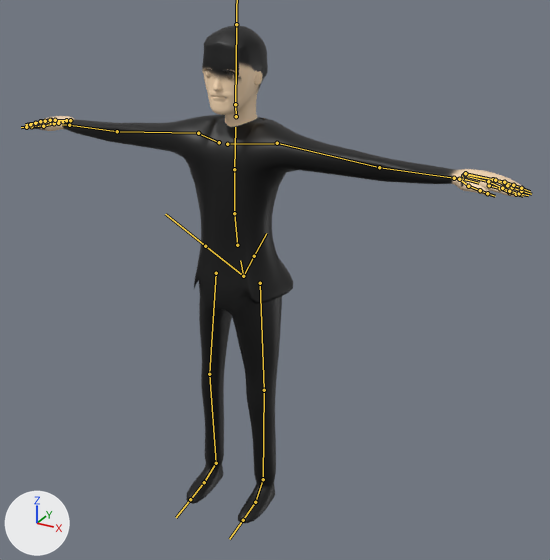
What one commit did to the FBX model Project/Resources/pilot/pilot.fbx.
The view is the same before and after, from a 50 mm camera at (3.63, -5.82, 5.48) aimed at (0.33, 0.19, 2.47). The lights are fixed; the arrows at lower left show +X, +Y and +Z. The bones that bend it are drawn over the model as lines.

Objects in the first picture: 'BaseHuman'.
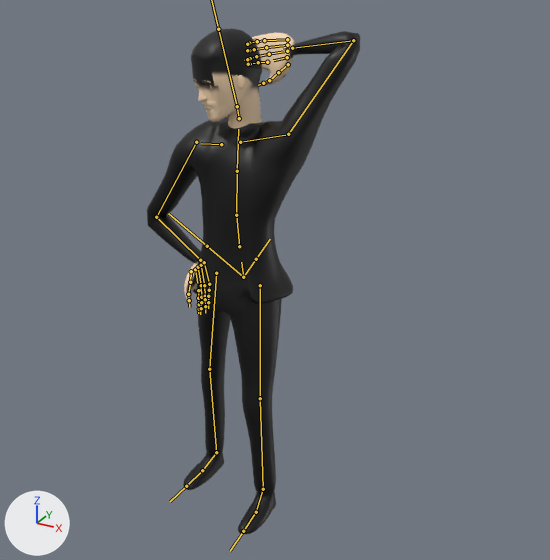
The newer file adds an action. The first version stands in its rest pose; the second is drawn at frame 367 of the action 'metarig|metarig|metarig|metarigAction'.

Location of each change, (x1, y1, x2, y2) in pixels of the pictures (550 x 560 px):
'BaseHuman', posed (57% narrower): before (25, 26, 525, 523); after (147, 28, 360, 534)
bone 'spine', root to tip: before (243, 276) to (240, 260); after (243, 277) to (241, 262)
bone 'spine.001', root to tip: before (237, 245) to (234, 213); after (239, 246) to (236, 215)
bone 'spine.004', root to tip: before (236, 116) to (235, 104); after (239, 118) to (237, 106)
bone 'spine.005', root to tip: before (235, 104) to (236, 24); after (237, 106) to (218, 29)
bone 'shoulder.L', root to tip: before (227, 144) to (277, 143); after (240, 142) to (288, 134)
bone 'upper_arm.L', root to tip: before (277, 143) to (379, 167); after (288, 134) to (353, 40)
bone 'forearm.L', root to tip: before (379, 167) to (454, 178); after (353, 40) to (292, 48)
bone 'hand.L', root to tip: before (454, 178) to (466, 180); after (292, 48) to (283, 50)
bone 'f_index.01.L', root to tip: before (489, 185) to (500, 188); after (267, 62) to (258, 62)
bone 'f_index.03.L', root to tip: before (509, 192) to (516, 194); after (250, 64) to (248, 64)
bone 'f_middle.01.L', root to tip: before (488, 181) to (502, 188); after (269, 54) to (256, 56)
bone 'f_middle.03.L', root to tip: before (509, 191) to (519, 193); after (250, 58) to (247, 59)
bone 'f_ring.01.L', root to tip: before (493, 179) to (507, 185); after (266, 47) to (254, 49)
bone 'f_ring.03.L', root to tip: before (512, 187) to (521, 191); after (249, 50) to (247, 50)
bone 'f_pinky.01.L', root to tip: before (495, 180) to (504, 182); after (264, 40) to (257, 41)
bone 'f_pinky.03.L', root to tip: before (513, 185) to (521, 188); after (249, 43) to (247, 44)
bone 'shoulder.R', root to tip: before (219, 142) to (197, 133); after (221, 144) to (201, 143)
bone 'upper_arm.R', root to tip: before (198, 133) to (117, 131); after (196, 142) to (156, 217)
bone 'forearm.R', root to tip: before (117, 131) to (69, 125); after (156, 217) to (200, 260)
bone 'hand.R', root to tip: before (69, 125) to (62, 124); after (200, 260) to (201, 269)
bone 'f_index.01.R', root to tip: before (42, 123) to (36, 124); after (198, 290) to (198, 298)
bone 'f_middle.01.R', root to tip: before (48, 121) to (40, 123); after (201, 285) to (201, 297)
bone 'f_ring.01.R', root to tip: before (51, 120) to (43, 121); after (204, 285) to (205, 296)
bone 'f_pinky.01.R', root to tip: before (55, 120) to (50, 120); after (209, 284) to (209, 290)
bone 'thigh.L', root to tip: before (260, 283) to (264, 390); after (260, 285) to (260, 398)
bone 'shin.L', root to tip: before (264, 390) to (263, 479); after (260, 398) to (263, 489)
bone 'thigh.R', root to tip: before (216, 273) to (209, 374); after (216, 273) to (209, 369)

The edits, one by one:
Bone 'spine' (bone_spine) moves from (0.0, 0.0, 0.0) to (0.0, -0.005, 0.001).
Bone 'spine' (bone_spine) turns from (0, 0, 0) to (0, -1, -3) degrees about its own x, y and z.
Bone 'spine.001' (bone_spine_001) turns from (0, 0, 0) to (0, 0, 3) degrees about its own x, y and z.
Bone 'spine.004' (bone_spine_004) turns from (0, 0, 0) to (-6, 2, 12) degrees about its own x, y and z.
Bone 'spine.005' (bone_spine_005) turns from (0, 0, 0) to (21, -29, -13) degrees about its own x, y and z.
Bone 'shoulder.L' (bone_shoulder_l) moves from (0.0, 0.0, 0.0) to (-0.062, 0.036, -0.001).
Bone 'shoulder.L' (bone_shoulder_l) turns from (0, 0, 0) to (10, -7, -2) degrees about its own x, y and z.
Bone 'upper_arm.L' (bone_upper_arm_l) turns from (0, 0, 0) to (-18, 3, 51) degrees about its own x, y and z.
Bone 'forearm.L' (bone_forearm_l) turns from (0, 0, 0) to (-10, -23, 128) degrees about its own x, y and z.
Bone 'hand.L' (bone_hand_l) turns from (0, 0, 0) to (5, -73, -2) degrees about its own x, y and z.
Bone 'f_index.01.L' (bone_f_index_01_l) moves from (0.0, 0.0, 0.0) to (0.0, -0.005, 0.0).
Bone 'f_index.01.L' (bone_f_index_01_l) turns from (0, 0, 0) to (28, 0, 8) degrees about its own x, y and z.
Bone 'f_index.03.L' (bone_f_index_03_l) turns from (0, 0, 0) to (65, -10, 23) degrees about its own x, y and z.
Bone 'f_middle.01.L' (bone_f_middle_01_l) moves from (0.0, 0.0, 0.0) to (0.001, 0.0, -0.003).
Bone 'f_middle.01.L' (bone_f_middle_01_l) turns from (0, 0, 0) to (28, -2, 5) degrees about its own x, y and z.
Bone 'f_middle.03.L' (bone_f_middle_03_l) turns from (0, 0, 0) to (70, -7, 9) degrees about its own x, y and z.
Bone 'f_ring.01.L' (bone_f_ring_01_l) turns from (0, 0, 0) to (28, -1, 3) degrees about its own x, y and z.
Bone 'f_ring.03.L' (bone_f_ring_03_l) turns from (0, 0, 0) to (71, 5, -3) degrees about its own x, y and z.
Bone 'f_pinky.01.L' (bone_f_pinky_01_l) turns from (0, 0, 0) to (29, 0, 1) degrees about its own x, y and z.
Bone 'f_pinky.03.L' (bone_f_pinky_03_l) turns from (0, 0, 0) to (71, -2, -4) degrees about its own x, y and z.
Bone 'shoulder.R' (bone_shoulder_r) turns from (0, 0, 0) to (-11, -6, 1) degrees about its own x, y and z.
Bone 'upper_arm.R' (bone_upper_arm_r) moves from (0.0, 0.0, 0.0) to (0.008, 0.024, -0.001).
Bone 'upper_arm.R' (bone_upper_arm_r) turns from (0, 0, 0) to (4, -1, 40) degrees about its own x, y and z.
Bone 'forearm.R' (bone_forearm_r) turns from (0, 0, 0) to (-5, 4, 92) degrees about its own x, y and z.
Bone 'hand.R' (bone_hand_r) turns from (0, 0, 0) to (2, 1, -50) degrees about its own x, y and z.
Bone 'f_index.01.R' (bone_f_index_01_r) turns from (0, 0, 0) to (-17, 1, 1) degrees about its own x, y and z.
Bone 'f_middle.01.R' (bone_f_middle_01_r) turns from (0, 0, 0) to (-17, -1, 0) degrees about its own x, y and z.
Bone 'f_ring.01.R' (bone_f_ring_01_r) turns from (0, 0, 0) to (-17, -1, -1) degrees about its own x, y and z.
Bone 'f_pinky.01.R' (bone_f_pinky_01_r) turns from (0, 0, 0) to (-17, 0, -3) degrees about its own x, y and z.
Bone 'thigh.L' (bone_thigh_l) turns from (0, 0, 0) to (-7, 0, -5) degrees about its own x, y and z.
Bone 'shin.L' (bone_shin_l) turns from (0, 0, 0) to (8, 0, 0) degrees about its own x, y and z.
Bone 'thigh.R' (bone_thigh_r) turns from (0, 0, 0) to (4, 8, 0) degrees about its own x, y and z.
